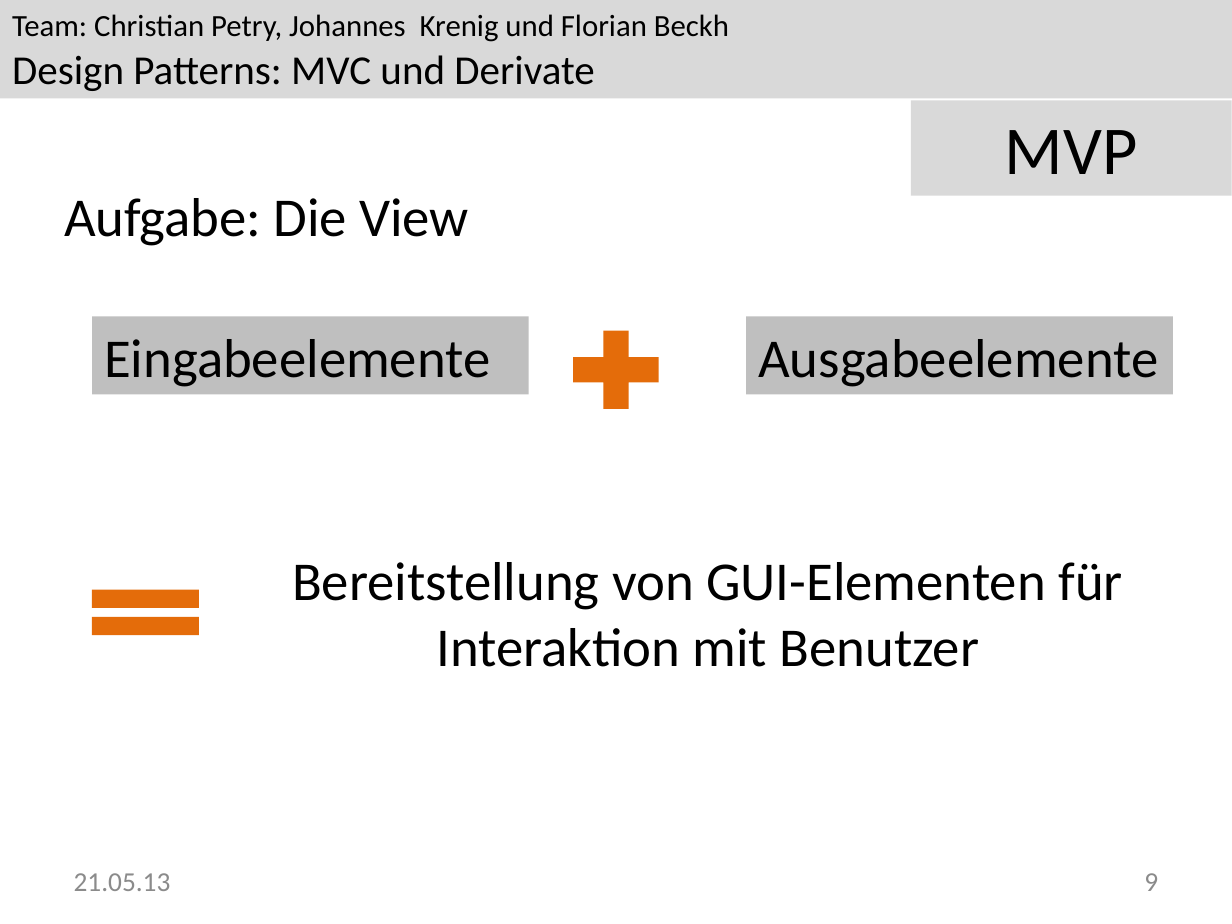
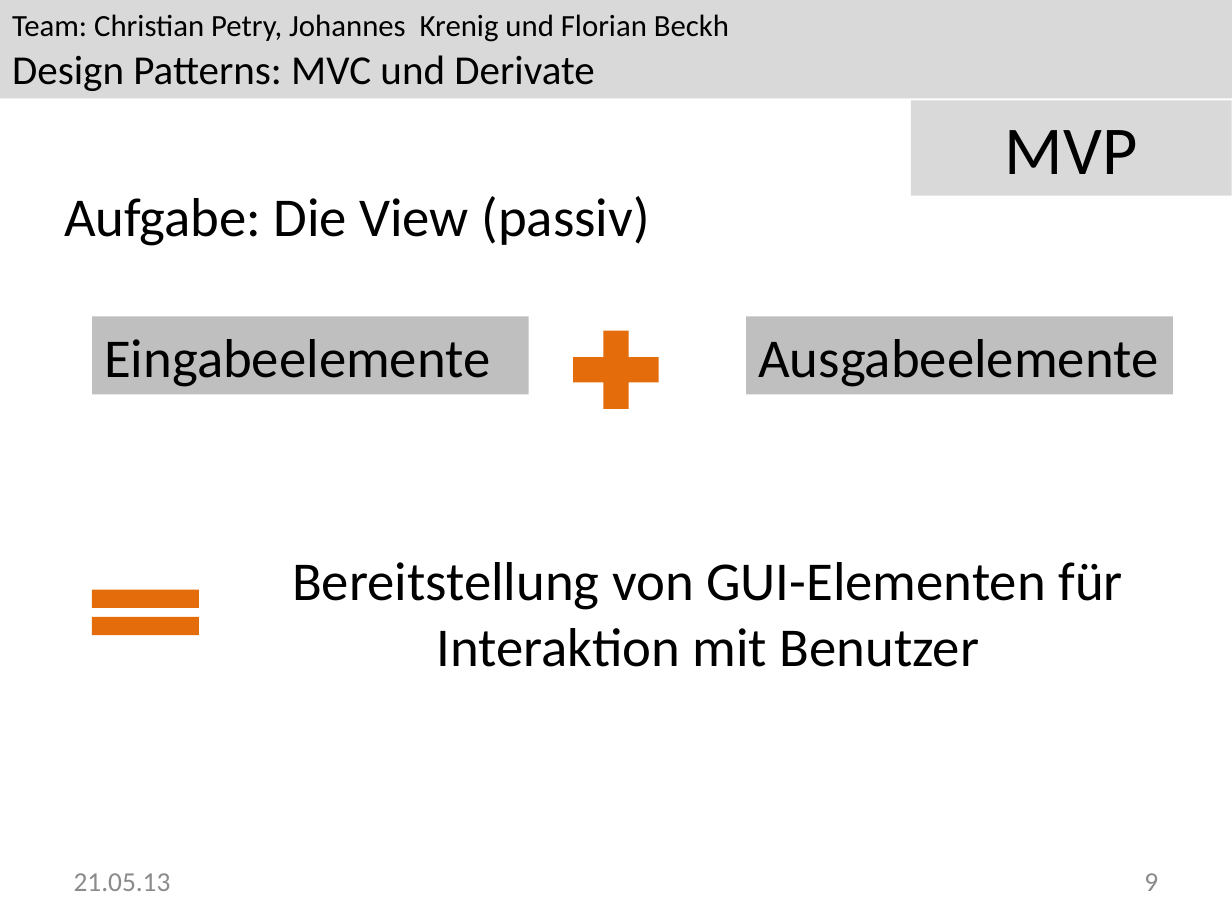
Before and after one commit to Greever/Design-Pattern-MVC, a slide deck: slide 9 of Dokumentation/Praesentation/MVP.pptx. Drawn at 1232x924 pixels with LibreOffice and Linux fonts; fonts in the diff are those of the drawing; background and template pictures are left out. Boxes give left, top, right and bottom in pixels: in the first picture for what was removed or moved away, otherwise in the second. Text is boxed around its words. In the diff, an @@ line names an element or a change of style, - is before the commit and + after.

```diff
--- a/Dokumentation/Praesentation/MVP.pptx
+++ b/Dokumentation/Praesentation/MVP.pptx
@@ text at box(64, 196, 649, 246): text changed @@
-Aufgabe: Die View
+Aufgabe: Die View (passiv)
```
Also in this commit, not shown: 8 other slides changed.
